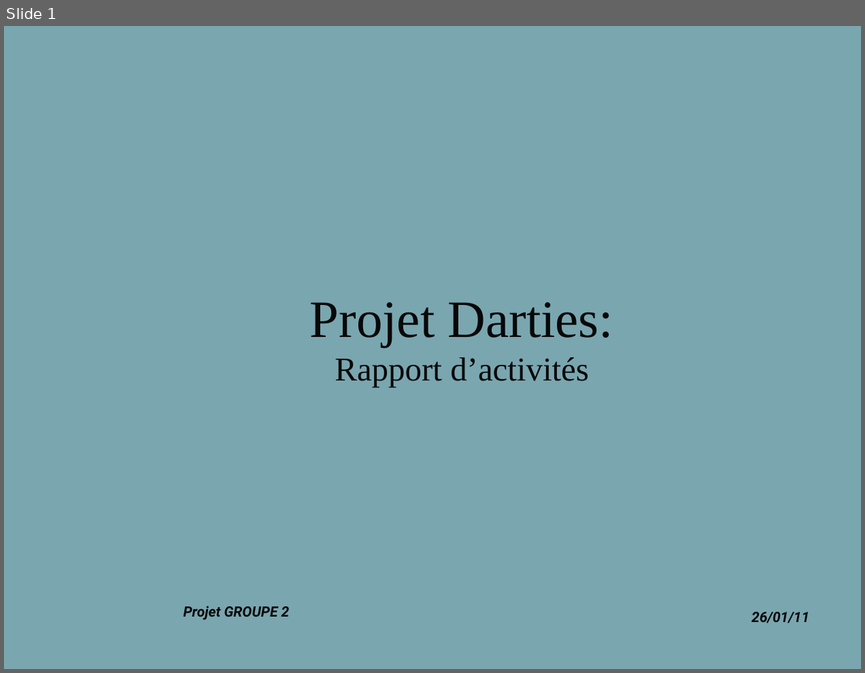
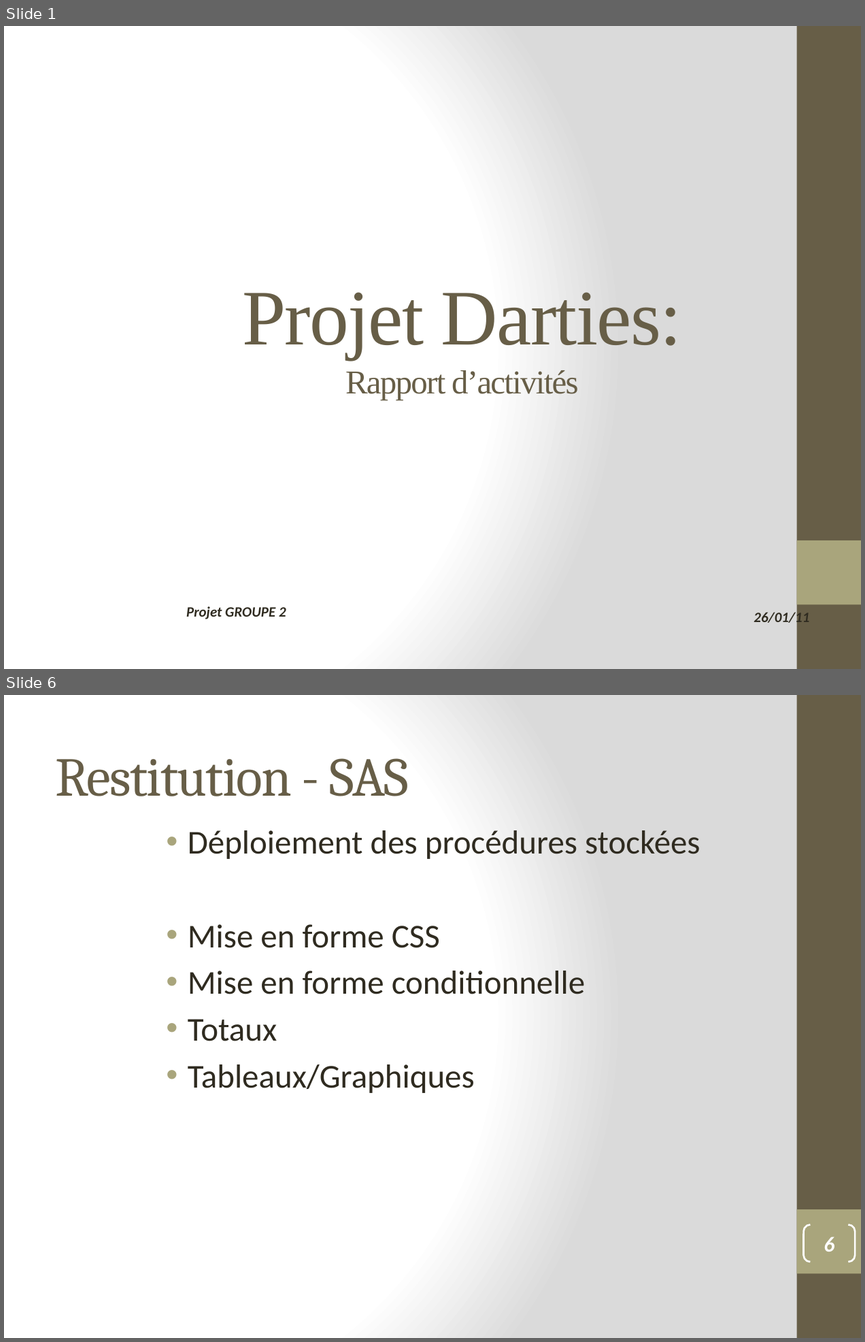
Before and after one commit to lobtec/dartiesgroupe2, a slide deck: PROJET/Presentation/PRE_26-01-11.pptx. Shown one above the other, each under a label of ours: slide 1 before the commit, slides 1 and 6 after it; the slides between them are not shown. The pictures are 865x673 and 865x1342 pixels, drawn with LibreOffice and Linux fonts; fonts in the diff are those of the drawing; background and template pictures are left out. Boxes give left, top, right and bottom in pixels: in the first picture for what was removed or moved away, otherwise in the second. Text is boxed around its words. In the diff, an @@ line names an element or a change of style, - is before the commit and + after.

```diff
--- a/PROJET/Presentation/PRE_26-01-11.pptx
+++ b/PROJET/Presentation/PRE_26-01-11.pptx
@@ slide 6 added at (4,695,861,1338), background gradient #FFFFFF to #DADADA; not listed: 2 template elements that a slide beside it also shows @@
@@ title added at (56,758,409,796), 46 pt, text #675E47 @@
+Restitution - SAS
@@ text added at (188,830,700,1093), 28 pt, text #2F2B20 @@
+• Déploiement des procédures stockées
+• Mise en forme CSS
+• Mise en forme conditionnelle
+• Totaux
+• Tableaux/Graphiques
@@ page number added at (804,1225,855,1261), outline #FFFFFF 1.5 pt, 18 pt, text #FFFFFF @@
+6
@@ slide 1 changed as well @@
@@ background picture (left out) to gradient #FFFFFF to #DADADA @@
@@ rectangle added at (797,26,861,669), fill #675E47 @@
@@ title "Projet Darties: Rapport d’activités" at (242,292,681,400): size 44 to 66 pt in "Projet Darties:"; text colour #080808 to #675E47, letter spacing 0 to -1 pt; vertical alignment middle to bottom @@
@@ rectangle added at (797,540,861,604), fill #A9A57C @@
@@ text "Projet GROUPE 2" at (186,606,286,619): font Roboto to Calibri, text colour #080808 to #2F2B20 @@
@@ text "26/01/11" at (753,609,809,626): font Roboto to Calibri, text colour #080808 to #2F2B20 @@
```
Also in this commit, not shown: 2 other slides changed, 5 other slides added.
